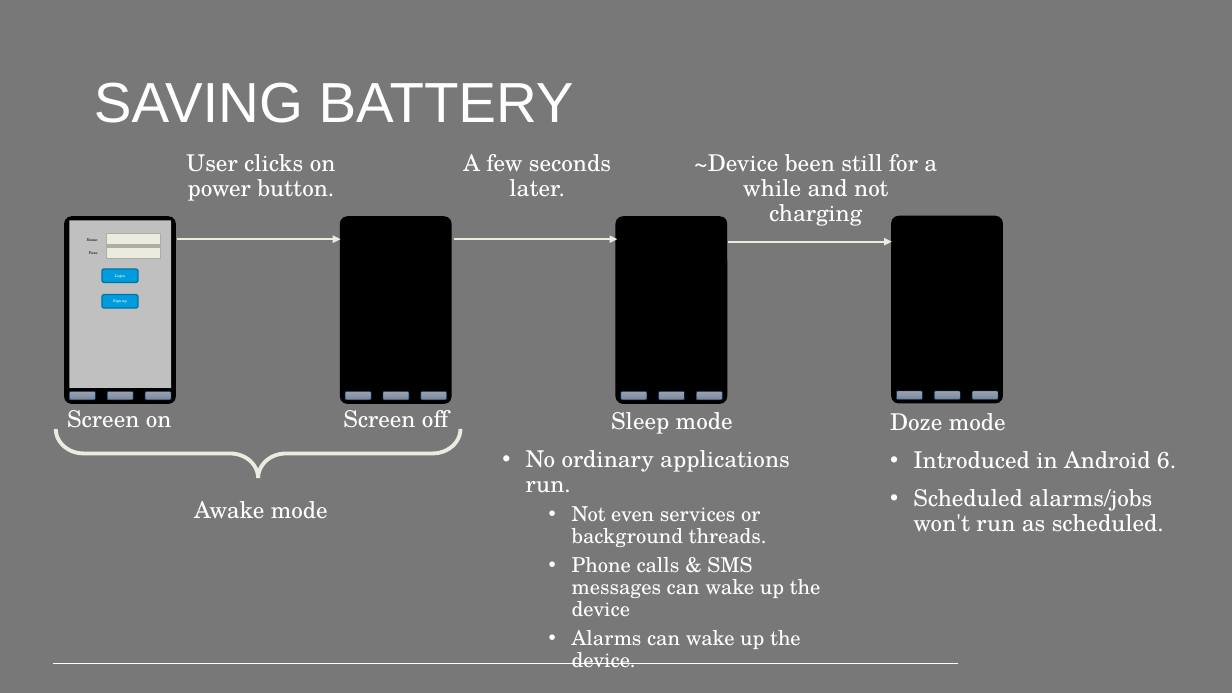
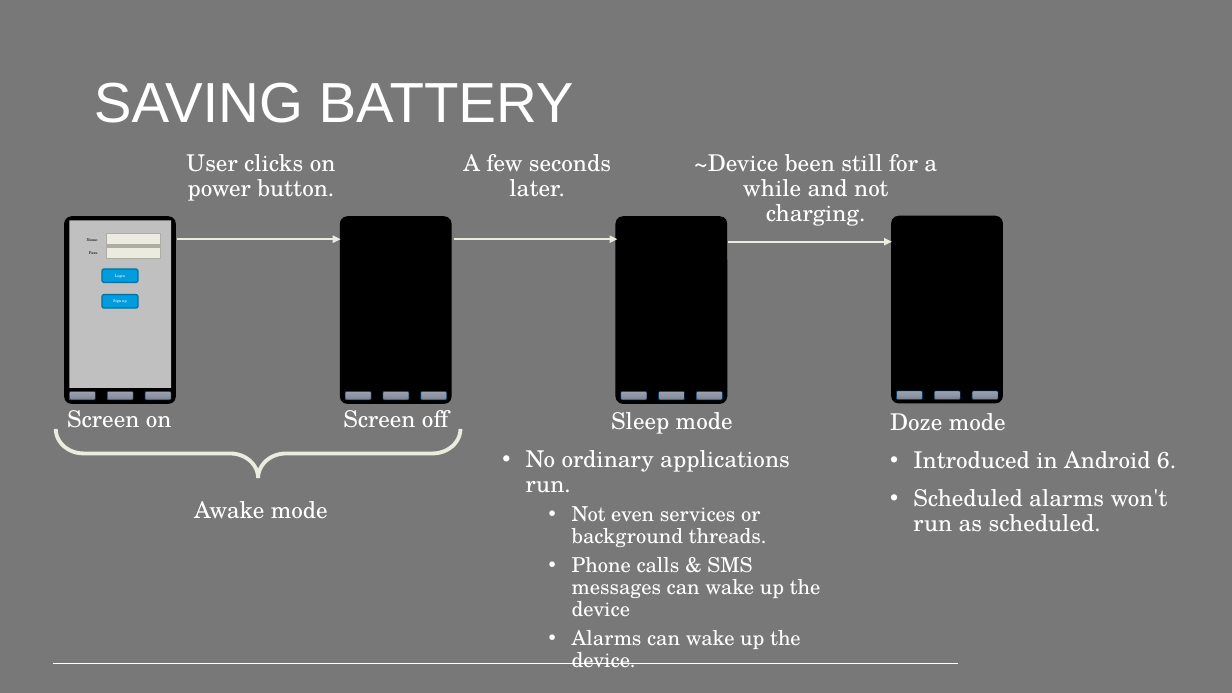
Before and after one commit to PeppeL-G/course-material, a slide deck: slide 11 of src/lectures/android-scheduling/android-scheduling.pptx. Drawn at 1232x693 pixels with LibreOffice and Linux fonts; fonts in the diff are those of the drawing; background and template pictures are left out. Boxes give left, top, right and bottom in pixels: in the first picture for what was removed or moved away, otherwise in the second. Text is boxed around its words. In the diff, an @@ line names an element or a change of style, - is before the commit and + after.

```diff
--- a/src/lectures/android-scheduling/android-scheduling.pptx
+++ b/src/lectures/android-scheduling/android-scheduling.pptx
@@ text at (x1=694, y1=154, x2=937, y2=226): text changed @@
-~Device been still for a while and not charging
+~Device been still for a while and not charging.
@@ text at (x1=913, y1=489, x2=1168, y2=531): text changed @@
-• Scheduled alarms/jobs won't run as scheduled.
+• Scheduled alarms won't run as scheduled.
```
Also in this commit, not shown: 3 other files.
